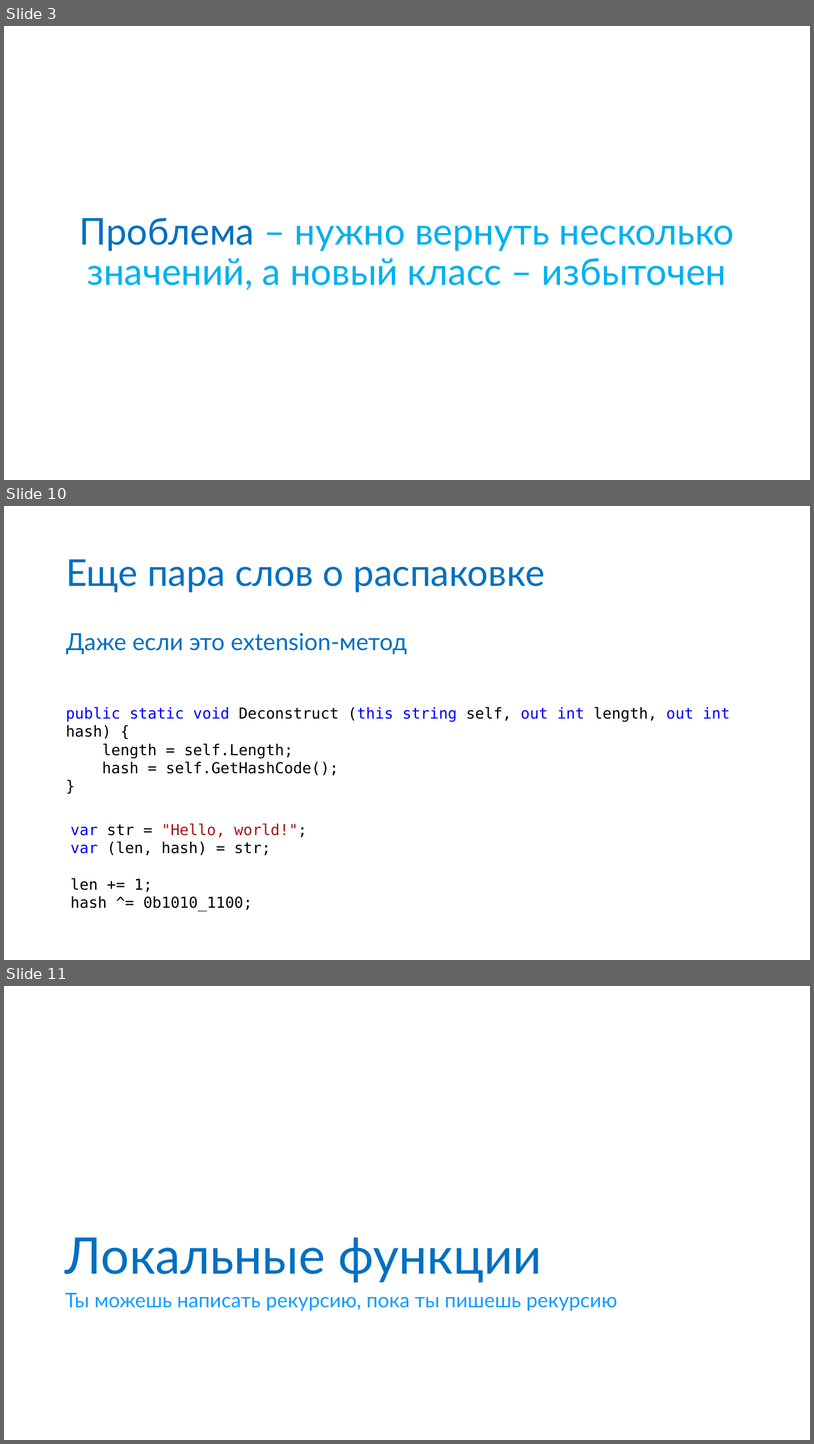
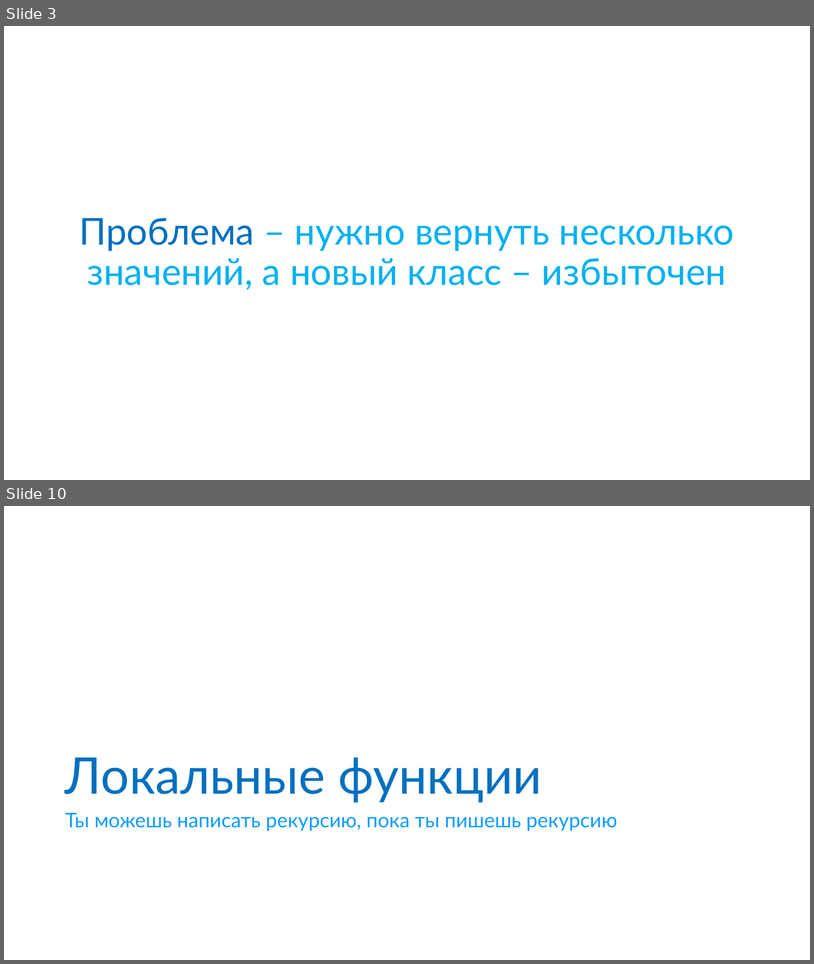
Before and after one commit to anaym/FC-CS7, a slide deck: CS7.pptx. Shown one above the other, each under a label of ours: slides 3, 10 and 11 before the commit, slides 3 and 10 after it; the slides between them are not shown. The pictures are 814x1444 and 814x964 pixels, drawn with LibreOffice and Linux fonts; fonts in the diff are those of the drawing. Boxes give left, top, right and bottom in pixels: in the first picture for what was removed or moved away, otherwise in the second. Text is boxed around its words. In the diff, an @@ line names an element or a change of style, - is before the commit and + after.

```diff
--- a/CS7.pptx
+++ b/CS7.pptx
@@ slide 10 removed at [4,506,810,960], background #FFFFFF @@
@@ title removed at [66,559,545,592] @@
-Еще пара слов о распаковке
@@ text removed at [66,633,407,654] @@
-Даже если это extension-метод
@@ text removed at [66,706,731,775] @@
-public static void Deconstruct (this string self, out int length, out int hash) {
-length = self.Length;
-hash = self.GetHashCode();
-}
@@ text removed at [71,823,307,911] @@
-var str = "Hello, world!";
-var (len, hash) = str;
-len += 1;
-hash ^= 0b1010_1100;
@@ what was slide 11 is now slide 10 @@
```
Also in this commit, not shown: 8 slides changed, 1 slide added, 1 other slide removed, 11 other files.
